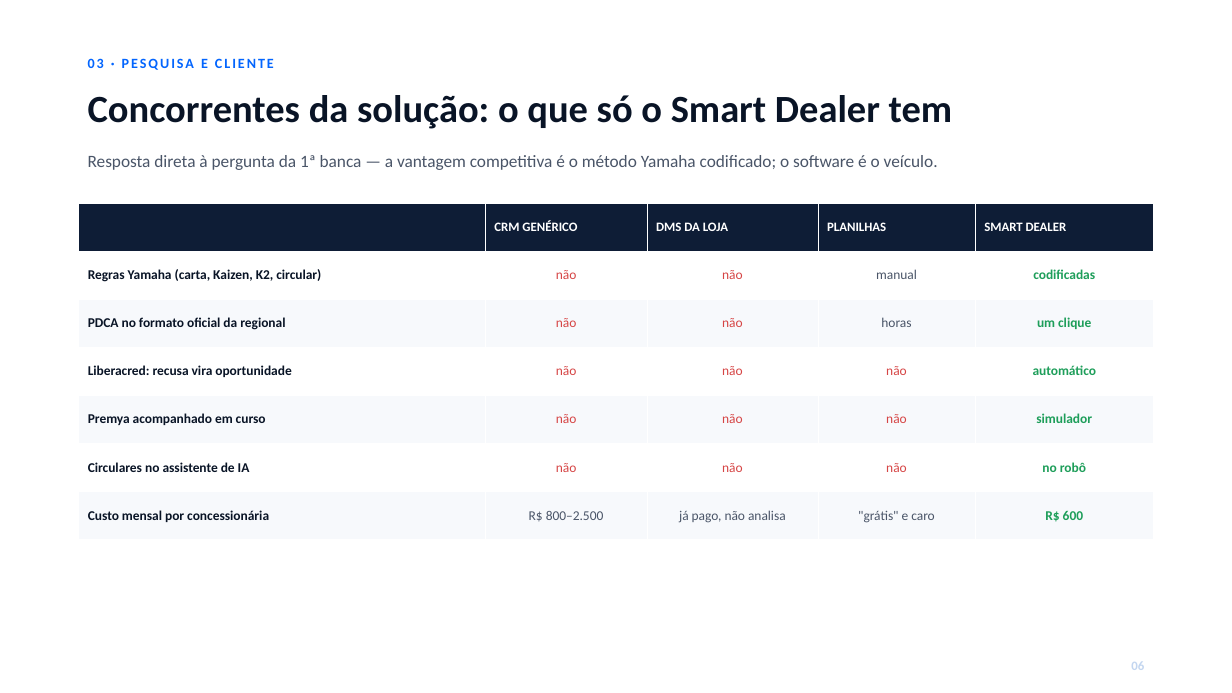
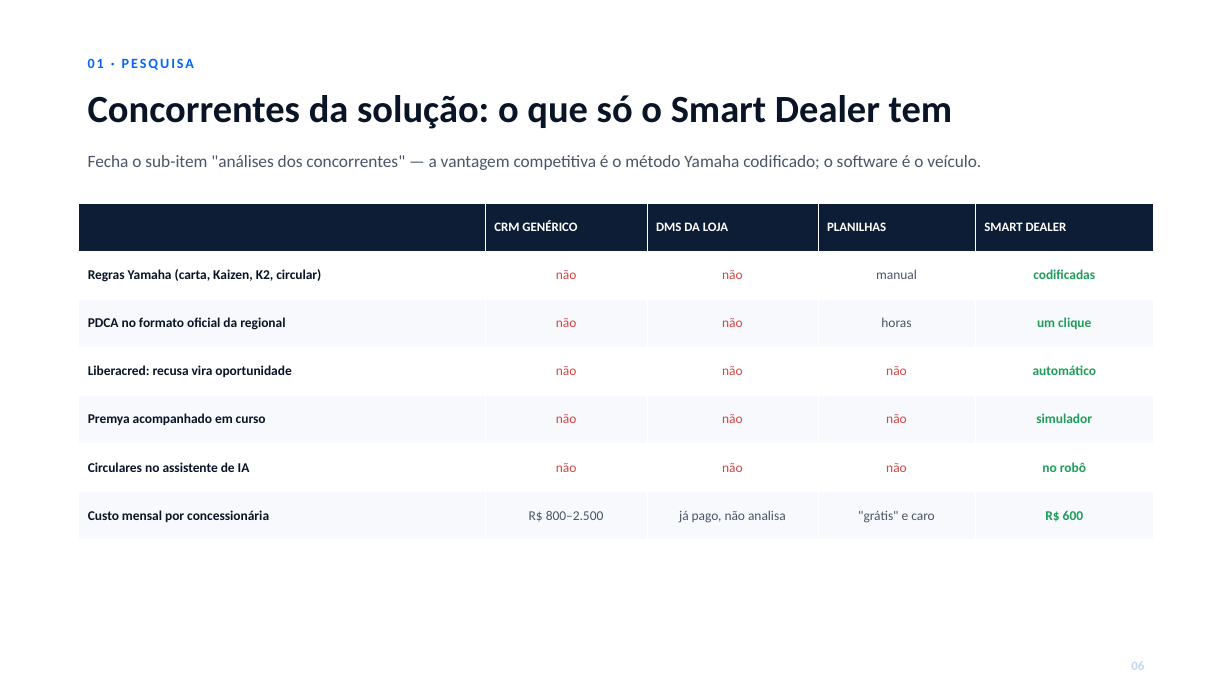
Before and after one commit to Caiquespkt0611/smart-dealer, a slide deck: slide 7 of _NOVAS MELHORIAS/DECK-BANCA-YAMAHAWAY.pptx. Drawn at 1232x693 pixels with LibreOffice and Linux fonts; fonts in the diff are those of the drawing. Boxes give left, top, right and bottom in pixels: in the first picture for what was removed or moved away, otherwise in the second. Text is boxed around its words. In the diff, an @@ line names an element or a change of style, - is before the commit and + after.

```diff
--- a/_NOVAS MELHORIAS/DECK-BANCA-YAMAHAWAY.pptx
+++ b/_NOVAS MELHORIAS/DECK-BANCA-YAMAHAWAY.pptx
@@ text at (x1=88, y1=58, x2=194, y2=70): text changed @@
-03 · PESQUISA E CLIENTE
+01 · PESQUISA
@@ text at (x1=88, y1=155, x2=981, y2=170): text changed @@
-Resposta direta à pergunta da 1ª banca — a vantagem competitiva é o método Yamaha codificado; o software é o veículo.
+Fecha o sub-item "análises dos concorrentes" — a vantagem competitiva é o método Yamaha codificado; o software é o veículo.
```
Also in this commit, not shown: 16 other slides changed, 1 slide added, 3 slides removed, 3 other files.
